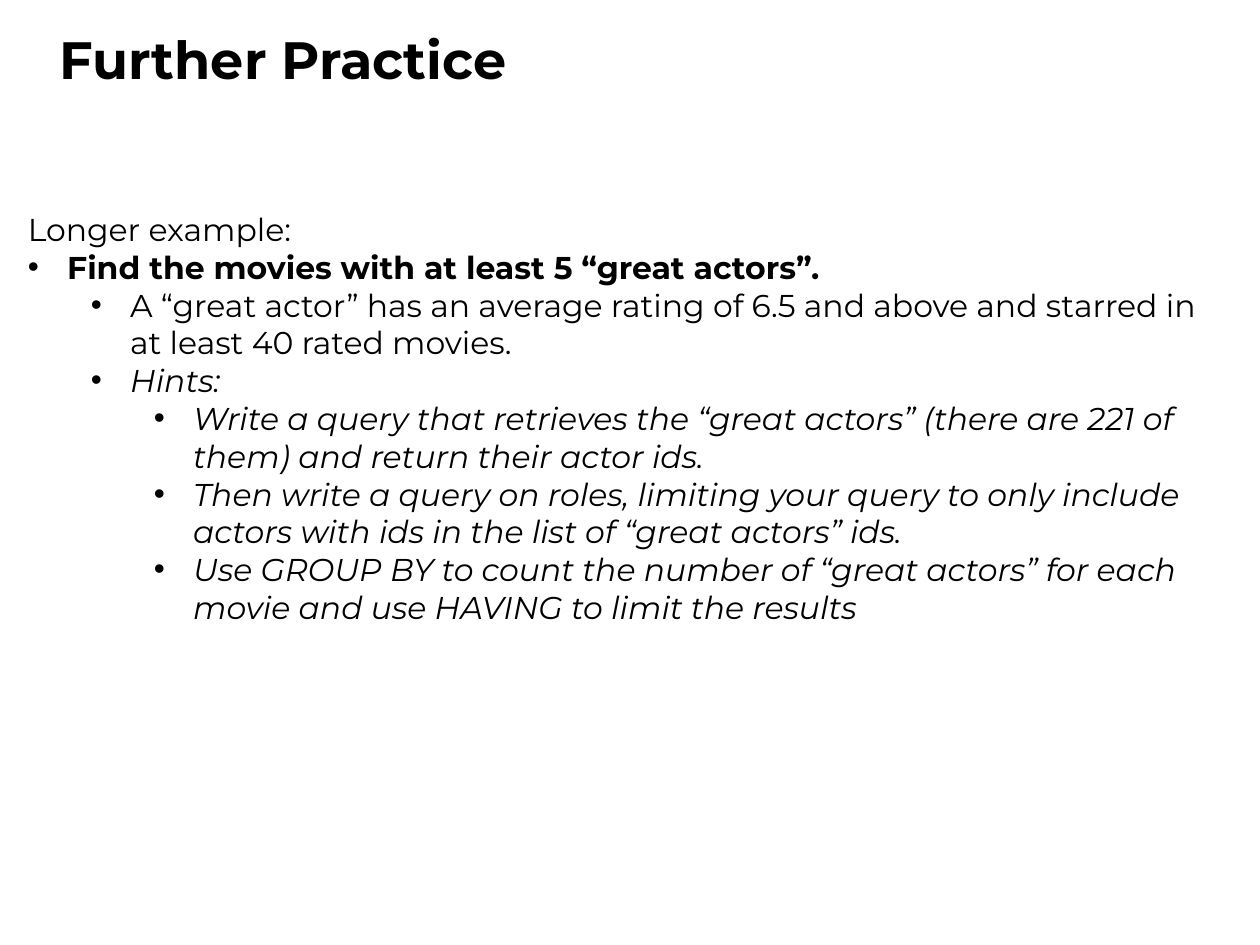
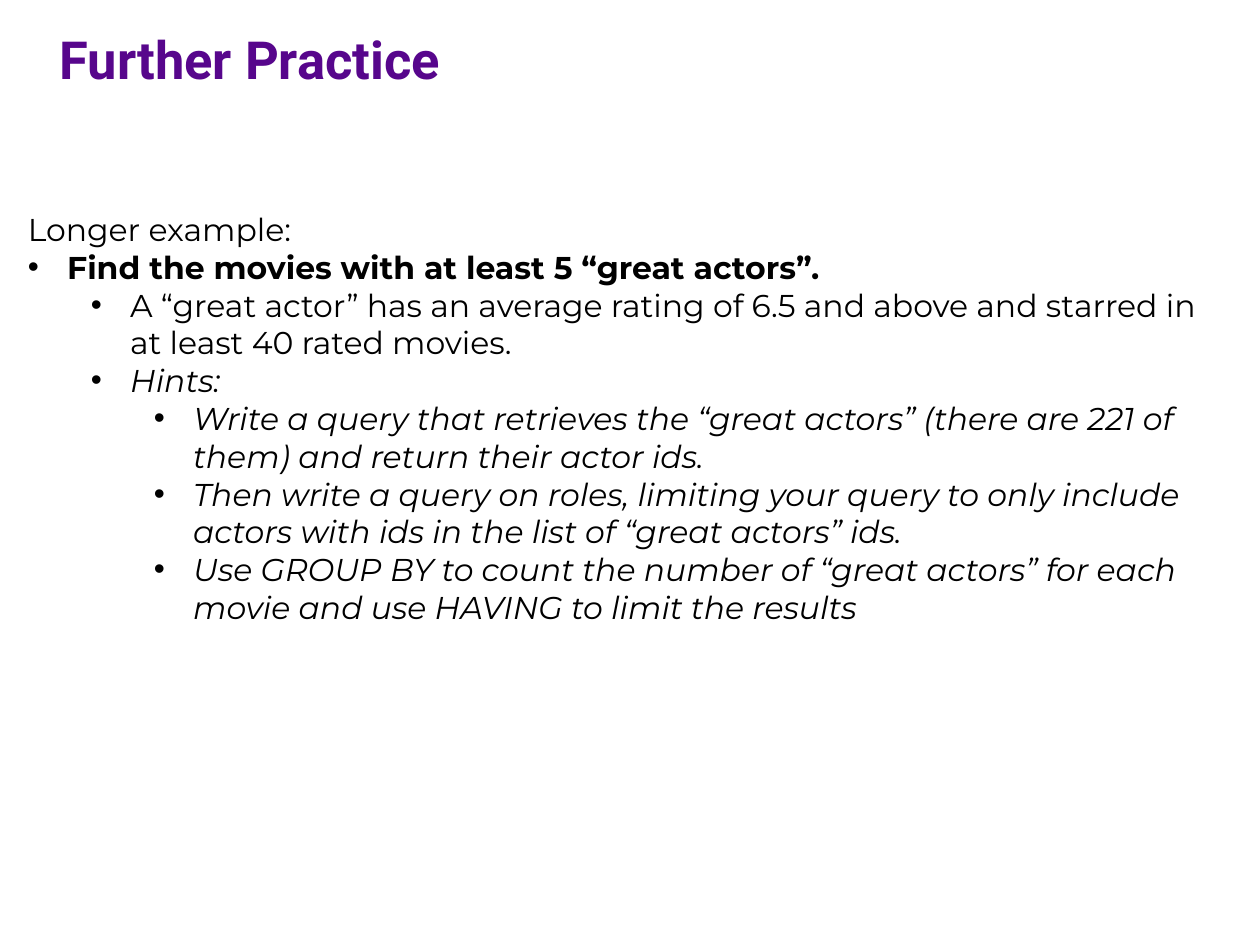
Before and after one commit to ipeirotis/introduction-to-databases, a slide deck: slide 17 of session6/F-SQL_Subqueries.pptx. Drawn at 1260x945 pixels with LibreOffice and Linux fonts; fonts in the diff are those of the drawing. Boxes give left, top, right and bottom in pixels: in the first picture for what was removed or moved away, otherwise in the second. Text is boxed around its words. In the diff, an @@ line names an element or a change of style, - is before the commit and + after.

```diff
--- a/session6/F-SQL_Subqueries.pptx
+++ b/session6/F-SQL_Subqueries.pptx
@@ text "Further Practice" at <box>59,39,440,80</box>: font Montserrat to Roboto, text colour #000000 to #57068C @@
```
Also in this commit, not shown: 10 other slides changed, 5 slides added, 2 slides removed.
